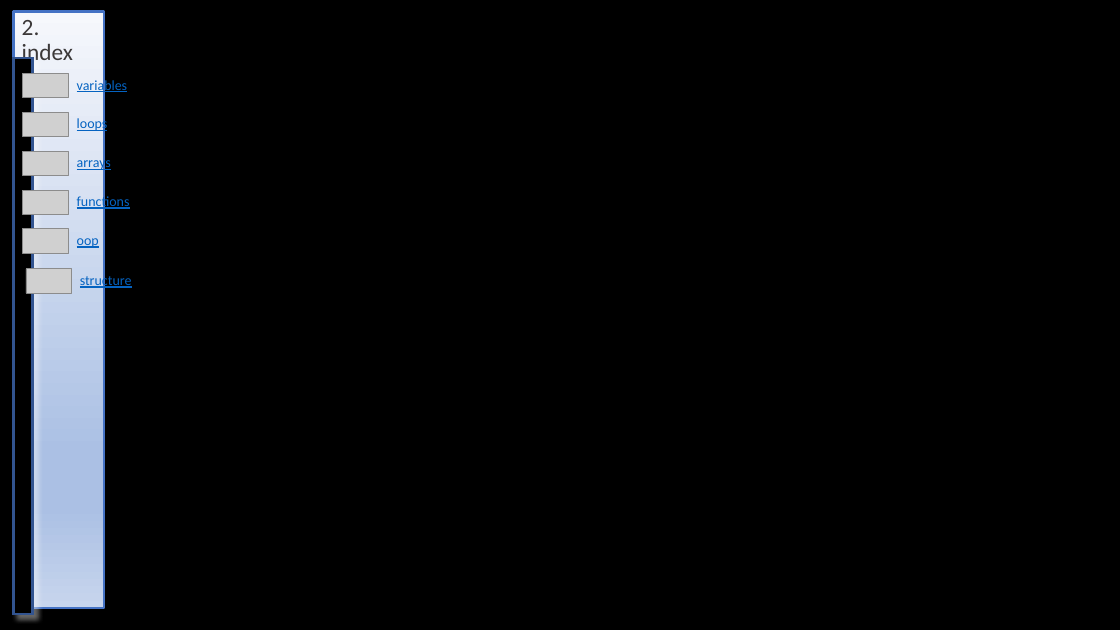
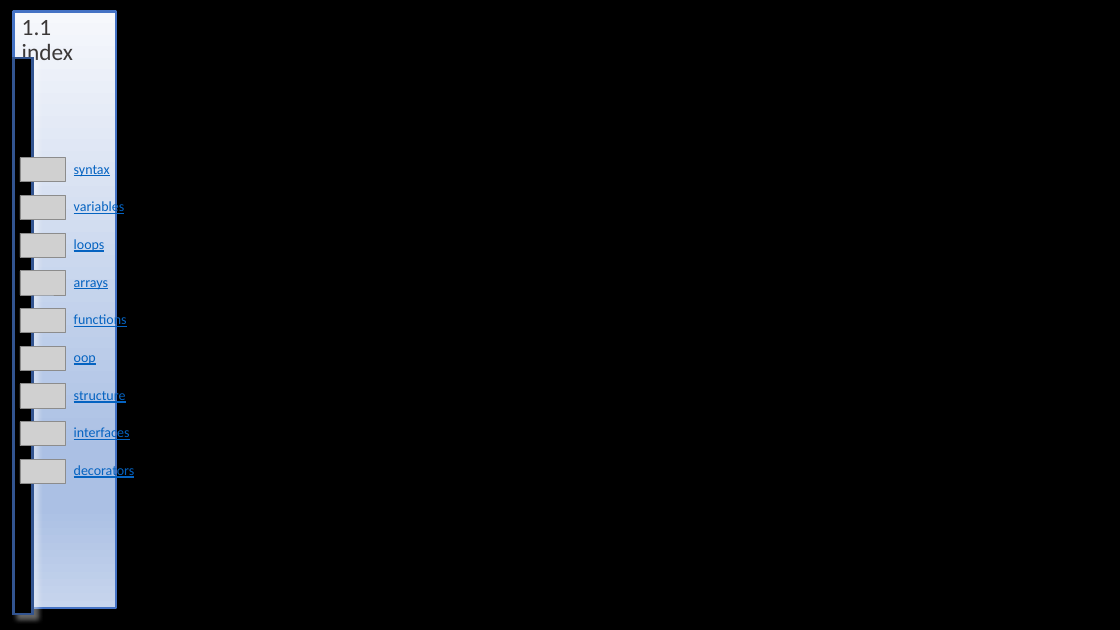
Before and after one commit to 1010836/portfolio, a slide deck: slide 2 of python/language/language.pptx. Drawn at 1120x630 pixels with LibreOffice and Linux fonts; fonts in the diff are those of the drawing; grey boxes stand for pictures. Boxes give left, top, right and bottom in pixels: in the first picture for what was removed or moved away, otherwise in the second. Text is boxed around its words. In the diff, an @@ line names an element or a change of style, - is before the commit and + after.

```diff
--- a/python/language/language.pptx
+++ b/python/language/language.pptx
@@ title "1.1 index" resized from (x1=13, y1=12, x2=104, y2=45) to (x1=13, y1=12, x2=116, y2=45) @@
@@ title at (x1=22, y1=20, x2=73, y2=67): text changed @@
-2. index
+1.1 index
@@ picture added at (x1=20, y1=158, x2=66, y2=182) @@
@@ text added at (x1=74, y1=165, x2=110, y2=176), 12 pt, text #0563C1, underline @@
+syntax
@@ 4 pictures moved together from (x1=23, y1=74, x2=68, y2=214) to (x1=20, y1=196, x2=66, y2=333) @@
@@ 4 texts moved together from (x1=77, y1=78, x2=130, y2=210) to (x1=74, y1=199, x2=127, y2=329) @@
@@ text "oop" moved from (x1=77, y1=238, x2=99, y2=248) to (x1=74, y1=355, x2=96, y2=365) @@
@@ 2 pictures, 1 text moved together from (x1=23, y1=229, x2=132, y2=293) to (x1=20, y1=346, x2=126, y2=408) @@
@@ picture added at (x1=20, y1=422, x2=66, y2=446) @@
@@ text added at (x1=74, y1=426, x2=130, y2=442), 12 pt, text #0563C1, underline @@
+interfaces
@@ picture added at (x1=20, y1=460, x2=66, y2=484) @@
@@ text added at (x1=74, y1=463, x2=135, y2=479), 12 pt, text #0563C1, underline @@
+decorators
```
Also in this commit, not shown: 2 other slides changed, 2 slides added, 10 slides removed, 30 other files.
